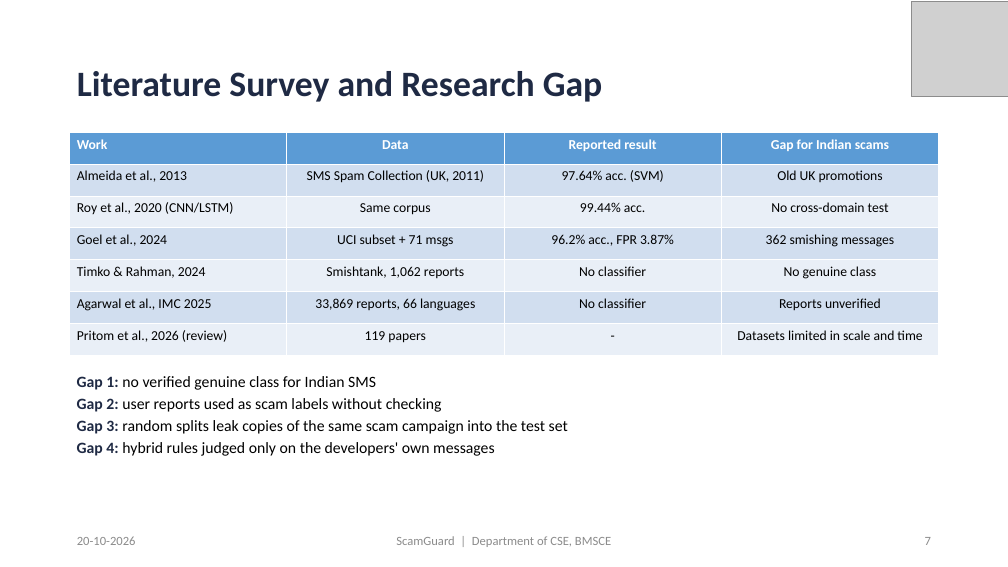
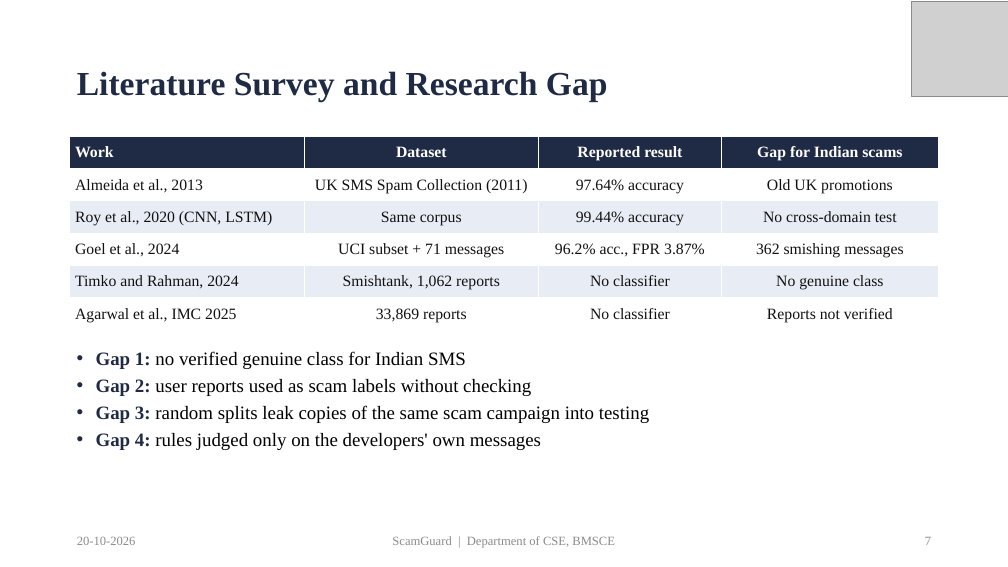
Before and after one commit to priyamthakur275/ScamGuard-AI, a slide deck: slide 7 of docs/presentation/ScamGuard_PP2_Presentation.pptx. Drawn at 1008x567 pixels with LibreOffice and Linux fonts; fonts in the diff are those of the drawing; grey boxes stand for pictures. Boxes give left, top, right and bottom in pixels: in the first picture for what was removed or moved away, otherwise in the second. Text is boxed around its words. In the diff, an @@ line names an element or a change of style, - is before the commit and + after.

Commit message:
Docs: unify project title, Times New Roman and cleaner layout for paper, report and slides

```diff
--- a/docs/presentation/ScamGuard_PP2_Presentation.pptx
+++ b/docs/presentation/ScamGuard_PP2_Presentation.pptx
@@ title "Literature Survey and Research Gap" at bbox=[77, 71, 608, 102]: size 34 to 32 pt, font Calibri to Times New Roman @@
@@ table at bbox=[70, 136, 939, 330] @@
-row 1: Work | Data | Reported result | Gap for Indian scams
-row 2: Almeida et al., 2013 | SMS Spam Collection (UK, 2011) | 97.64% acc. (SVM) | Old UK promotions
-row 3: Roy et al., 2020 (CNN/LSTM) | Same corpus | 99.44% acc. | No cross-domain test
-row 4: Goel et al., 2024 | UCI subset + 71 msgs | 96.2% acc., FPR 3.87% | 362 smishing messages
-row 5: Timko & Rahman, 2024 | Smishtank, 1,062 reports | No classifier | No genuine class
-row 6: Agarwal et al., IMC 2025 | 33,869 reports, 66 languages | No classifier | Reports unverified
-row 7: Pritom et al., 2026 (review) | 119 papers | - | Datasets limited in scale and time
+row 1: Work | Dataset | Reported result | Gap for Indian scams
+row 2: Almeida et al., 2013 | UK SMS Spam Collection (2011) | 97.64% accuracy | Old UK promotions
+row 3: Roy et al., 2020 (CNN, LSTM) | Same corpus | 99.44% accuracy | No cross-domain test
+row 4: Goel et al., 2024 | UCI subset + 71 messages | 96.2% acc., FPR 3.87% | 362 smishing messages
+row 5: Timko and Rahman, 2024 | Smishtank, 1,062 reports | No classifier | No genuine class
+row 6: Agarwal et al., IMC 2025 | 33,869 reports | No classifier | Reports not verified
@@ table: place and size @@
-table at bbox=[70, 132, 941, 355]
+table at bbox=[70, 136, 939, 330]
@@ text "Gap 1: no verified genuine ...": place and size @@
-text "Gap 1: no verified genuine ..." at bbox=[77, 376, 568, 456]
+text "Gap 1: no verified genuine ..." at bbox=[96, 351, 649, 450]
@@ text at bbox=[96, 351, 531, 396]: size 15 to 18 pt, font Calibri to Times New Roman in "Gap 1: no verified genuine class for ...", "Gap 2: user reports used as scam ..."; bullet none to •; more space between paragraphs @@
@@ text at bbox=[96, 405, 649, 450]: text changed; size 15 to 18 pt; font Calibri to Times New Roman @@
-Gap 3: random splits leak copies of the same scam campaign into the test set
-Gap 4: hybrid rules judged only on the developers' own messages
+• Gap 3: random splits leak copies of the same scam campaign into testing
+• Gap 4: rules judged only on the developers' own messages
@@ font Calibri to Times New Roman in 3 elements at bbox=[392, 536, 615, 548], bbox=[925, 537, 931, 545], bbox=[77, 536, 136, 545] @@
```
Also in this commit, not shown: 20 other slides changed, 1 slide added, 29 other files.
